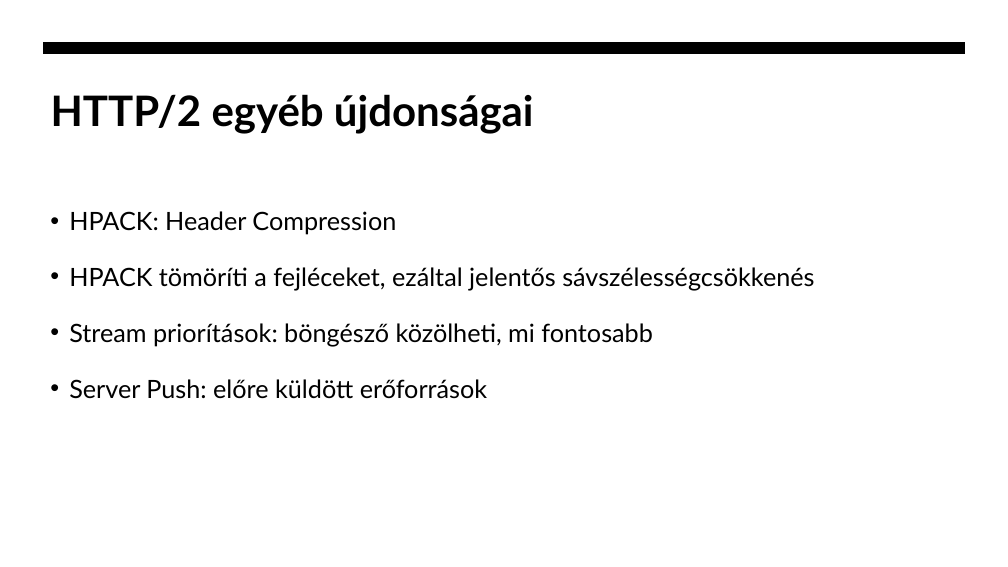
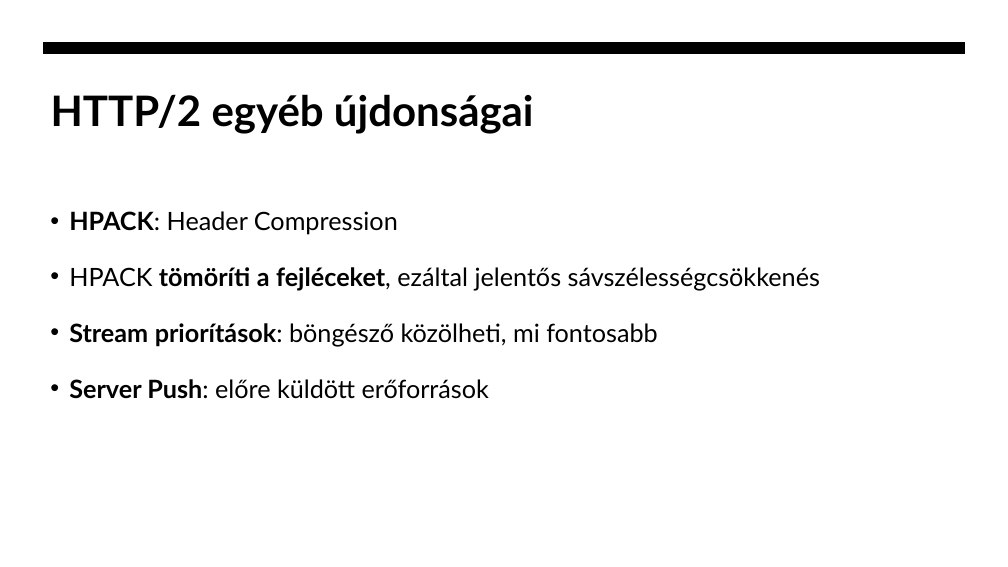
Before and after one commit to zbalogh/oe-internetes-alkalmazasok, a slide deck: slide 9 of 03/03_eloadas_HTTP_protokollok_fejlodese.pptx. Drawn at 1008x567 pixels with LibreOffice and Linux fonts; fonts in the diff are those of the drawing. Boxes give left, top, right and bottom in pixels: in the first picture for what was removed or moved away, otherwise in the second. Text is boxed around its words. In the diff, an @@ line names an element or a change of style, - is before the commit and + after.

```diff
--- a/03/03_eloadas_HTTP_protokollok_fejlodese.pptx
+++ b/03/03_eloadas_HTTP_protokollok_fejlodese.pptx
@@ text "HPACK: Header Compression" at (x1=69, y1=211, x2=820, y2=399): bold on in "HPACK:", "tömöríti a fejléceket,", "Stream priorítások:", "Server Push:" @@
```
Also in this commit, not shown: 5 other slides changed, 5 other files.
